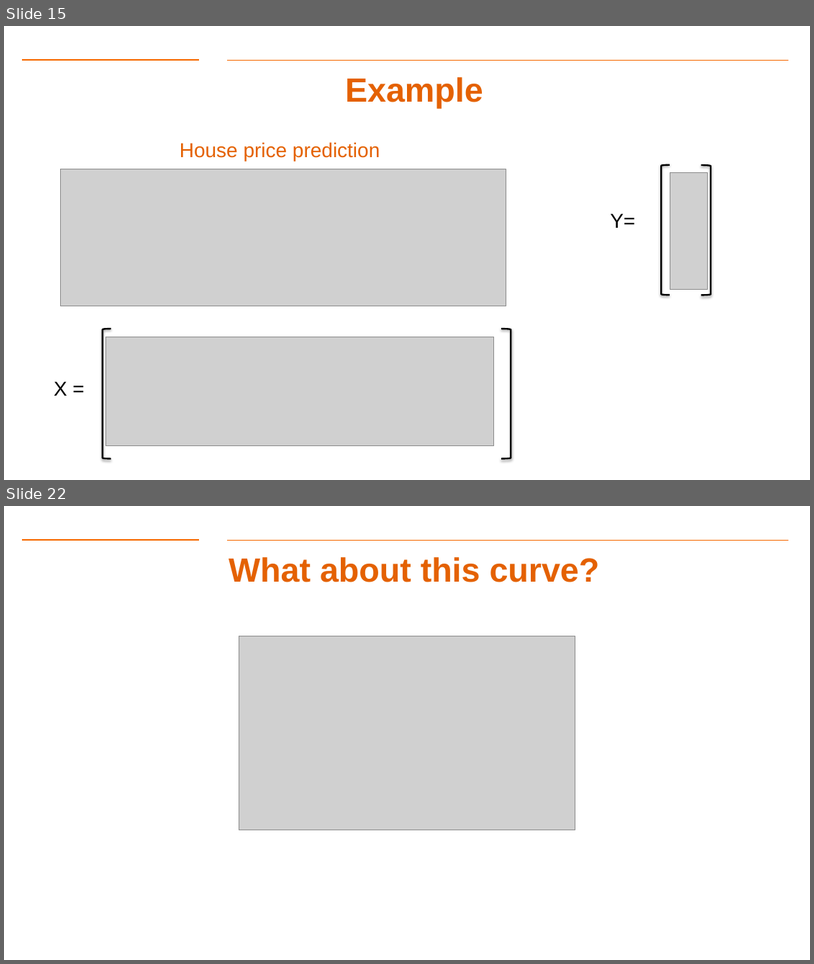
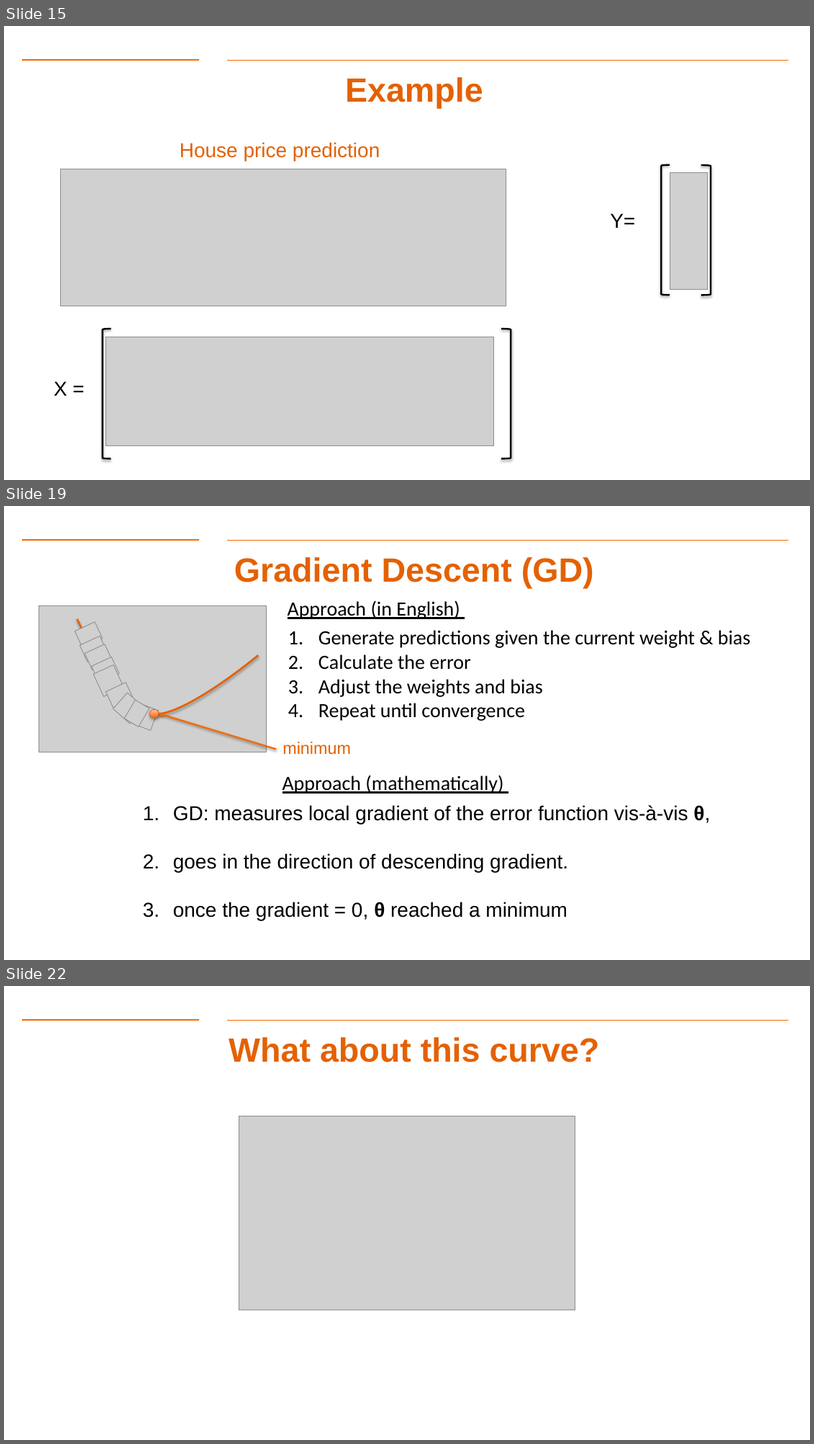
Before and after one commit to gk5951/RIT-DSCI-633-FDS, a slide deck: Syllabus/Lecture04/Lec04.pptx. Shown one above the other, each under a label of ours: slides 15 and 22 before the commit, slides 15, 19 and 22 after it; the slides between them are not shown. The pictures are 814x964 and 814x1444 pixels, drawn with LibreOffice and Linux fonts; fonts in the diff are those of the drawing; grey boxes stand for pictures; background and template pictures are left out. Boxes give left, top, right and bottom in pixels: in the first picture for what was removed or moved away, otherwise in the second. Text is boxed around its words. In the diff, an @@ line names an element or a change of style, - is before the commit and + after.

```diff
--- a/Syllabus/Lecture04/Lec04.pptx
+++ b/Syllabus/Lecture04/Lec04.pptx
@@ slide 19 added at box(4, 506, 810, 960), background #FFFFFF; not listed: 2 template elements that a slide beside it also shows @@
@@ title added at box(234, 557, 594, 589), 40 pt, text #E46102, bold @@
+Gradient Descent (GD)
@@ text added at box(288, 600, 460, 619), 24 pt, text #000000, underline @@
+Approach (in English)
@@ text added at box(319, 630, 751, 721), 24 pt, text #000000 @@
+1. Generate predictions given the current weight & bias
+2. Calculate the error
+3. Adjust the weights and bias
+4. Repeat until convergence
@@ group added at box(39, 606, 351, 754): 10 pictures, 1 freeform shape, 1 ellipse, 1 arrow, 1 text @@
+minimum
@@ text added at box(283, 775, 504, 793), 24 pt, text #000000, underline @@
+Approach (mathematically)
@@ text added at box(173, 805, 710, 920), 24 pt, text #000000 @@
+1. GD: measures local gradient of the error function vis-à-vis θ,
+2. goes in the direction of descending gradient.
+3. once the gradient = 0, θ reached a minimum
```
Also in this commit, not shown: 6 slides changed, 2 slides removed, 1 other file.
